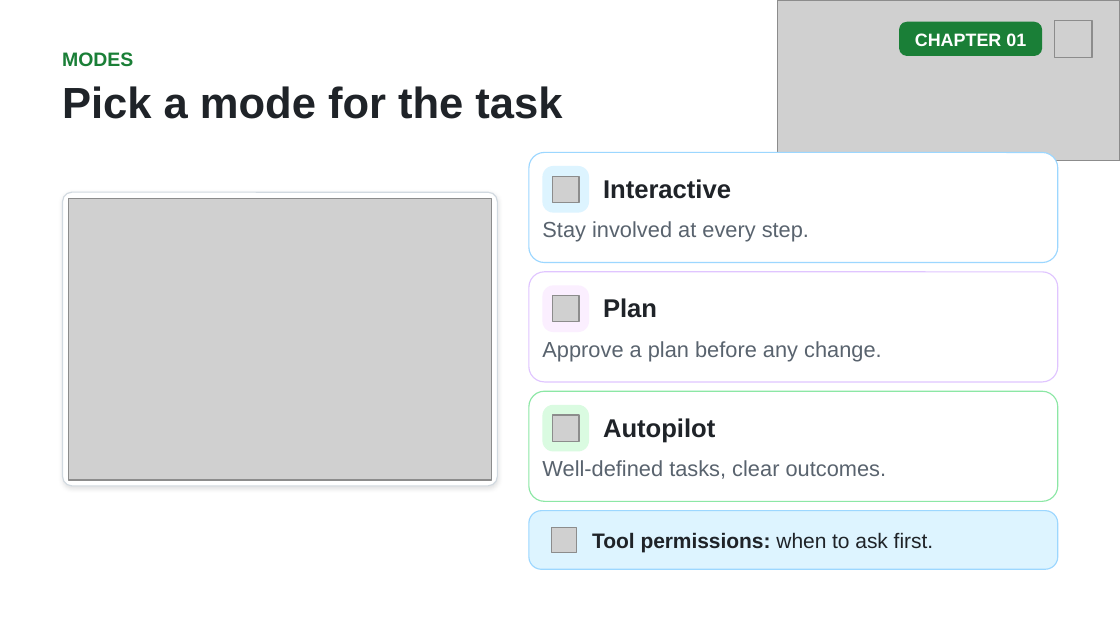
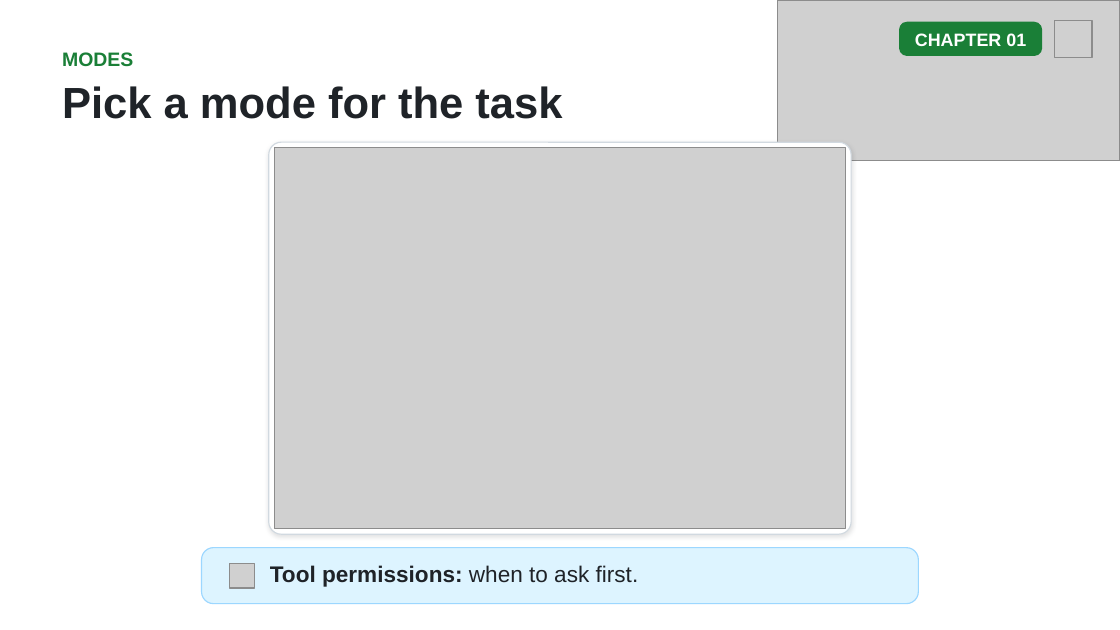
Before and after one commit to github/copilot-app-for-beginners, a slide deck: slide 13 of slides/01-tour-the-app.pptx. Drawn at 1120x630 pixels with LibreOffice and Linux fonts; fonts in the diff are those of the drawing; grey boxes stand for pictures. Boxes give left, top, right and bottom in pixels: in the first picture for what was removed or moved away, otherwise in the second. Text is boxed around its words. In the diff, an @@ line names an element or a change of style, - is before the commit and + after.

```diff
--- a/slides/01-tour-the-app.pptx
+++ b/slides/01-tour-the-app.pptx
@@ rounded rectangle: place and size @@
-rounded rectangle at [63, 193, 497, 486]
+rounded rectangle at [269, 142, 851, 534]
@@ picture: place and size @@
-picture at [68, 198, 492, 480]
+picture at [274, 148, 846, 529]
@@ rounded rectangle removed at [529, 152, 1057, 262] @@
@@ rounded rectangle removed at [542, 166, 589, 213] @@
@@ picture removed at [552, 176, 579, 203] @@
@@ text removed at [603, 179, 731, 199] @@
-Interactive
@@ text removed at [542, 221, 809, 242] @@
-Stay involved at every step.
@@ rounded rectangle removed at [529, 272, 1057, 382] @@
@@ rounded rectangle removed at [542, 286, 589, 333] @@
@@ picture removed at [552, 296, 579, 323] @@
@@ text removed at [603, 298, 657, 318] @@
-Plan
@@ text removed at [542, 341, 882, 361] @@
-Approve a plan before any change.
@@ rounded rectangle removed at [529, 391, 1057, 501] @@
@@ rounded rectangle removed at [542, 404, 589, 451] @@
@@ picture removed at [552, 416, 579, 442] @@
@@ text removed at [603, 418, 715, 443] @@
-Autopilot
@@ text removed at [542, 460, 887, 479] @@
-Well-defined tasks, clear outcomes.
@@ rounded rectangle: place and size @@
-rounded rectangle at [529, 511, 1057, 569]
+rounded rectangle at [202, 548, 918, 604]
@@ picture: place and size @@
-picture at [552, 528, 577, 552]
+picture at [230, 563, 254, 588]
@@ text "Tool permissions: when to ask ...": place and size @@
-text "Tool permissions: when to ask ..." at [592, 532, 933, 552]
+text "Tool permissions: when to ask ..." at [270, 565, 639, 587]
@@ text "Tool permissions: when to ask ..." at [270, 565, 639, 587]: size 13.5 to 14.5 pt @@
```
Also in this commit, not shown: 3 other slides changed, 6 other files.
